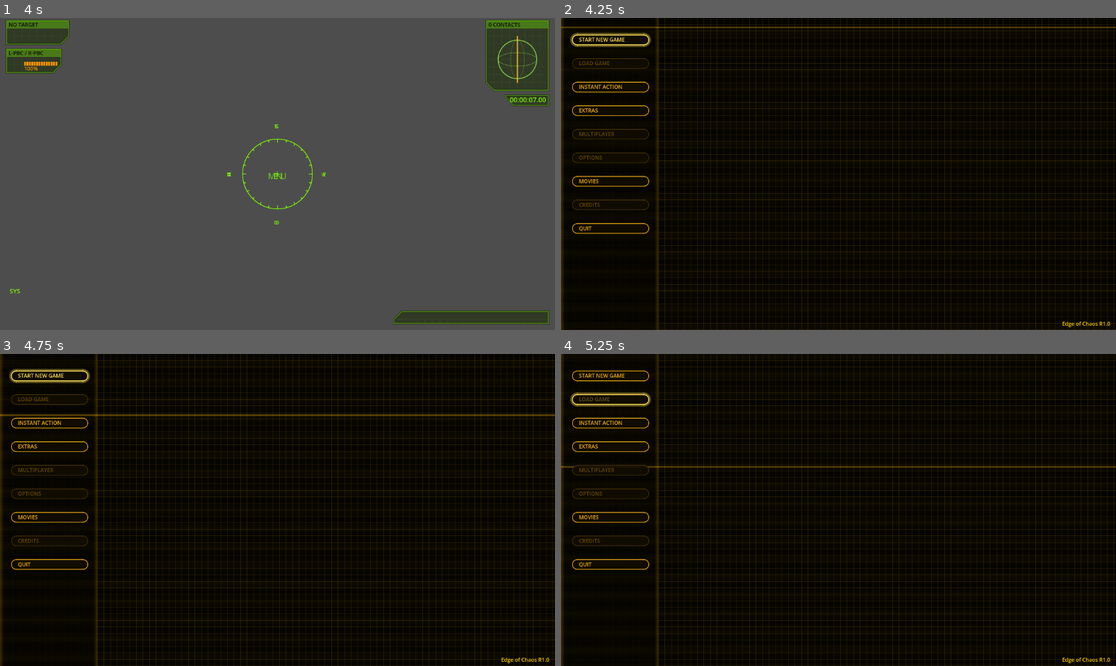
Above: before the commit, frames 1-4 (two rows, left to right).
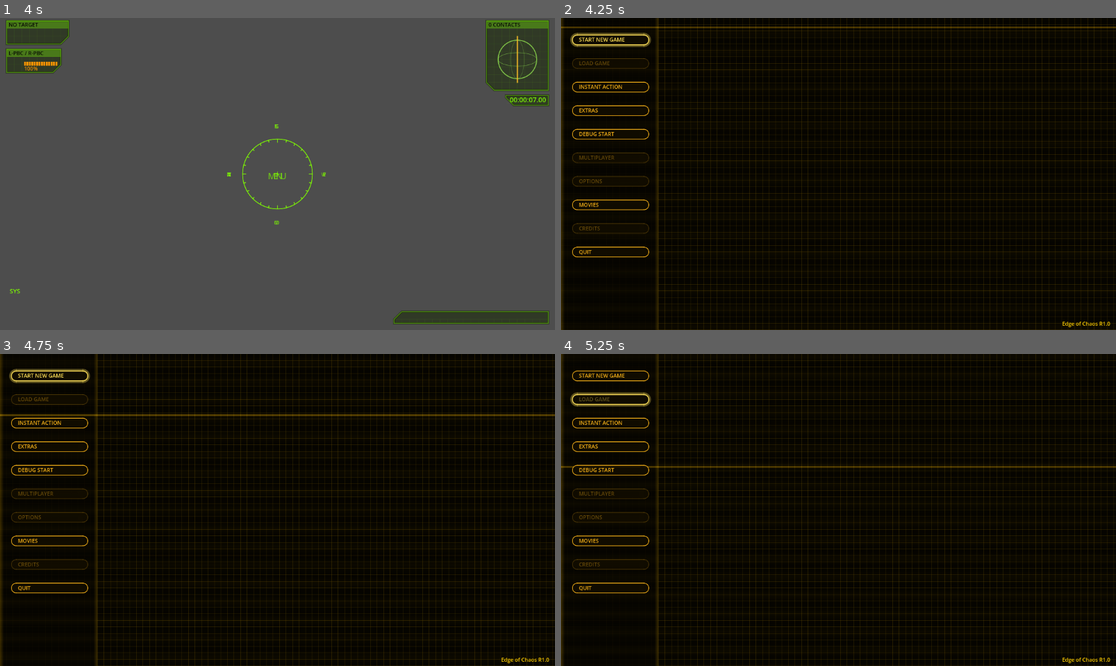
Above: after the commit, the same moments.

Repository: jleclanche/iw2-remaster
Game: Godot game, scene res://scenes/main.tscn
The game is run twice, just before and just after one commit, with the same random seed, the same clock (stepped at 60 frames per second) and the same inputs.
Inputs (mouse positions are in pixels of both pictures, inside the frame that each line leads up to):
- Up to frame 1 (4 s): tap Enter at 0.5, 2, 3.5 s; move the mouse to (399, 158) at 0.52 s; hold Right 0.53-1.25 s; tap E at 0.6, 2.3, 3.8 s; click (399, 158) at 0.67 s; tap Space at 0.77, 1.07, 1.25, 2.75, 3.77 s; drag from (166, 189) to (249, 236) at 1.27 s; move the mouse to (333, 105) at 2.02 s; hold Right 2.03-2.75 s; hold Keypad Enter 2.03-2.75 s; drag from (249, 236) to (111, 127) at 2.77 s; move the mouse to (444, 220) at 3.52 s; hold Left from 3.53 s (still down); tap O at 3.6 s
- Up to frame 2 (4.25 s): keep holding Left; tap Space at 4.07 s; tap Escape at 4.15 s
- Up to frame 3 (4.75 s): release Left at 4.25 s; drag from (111, 463) to (194, 432) at 4.27 s
- Up to frame 4 (5.25 s): move the mouse to (866, 510) at 5.02 s; hold Down from 5.03 s (still down); tap L at 5.1 s; click (866, 510) at 5.17 s

Frame 1 is identical in both runs. In frame 2, 0.8% of the frame differs, in the area x 2-16%, y 35-77%; in frame 3, 0.8%; in frame 4, 0.8%.
Error in both runs: Unable to iterate on object of type 'Nil'. (res://scripts/pog/natives/world.gd:265)

Commit message:
Debug start: any player hull, all weapons, spawn at Lucrecia's Base
Menu DEBUG START (front end and pause menu) opens a ship picker -- tug,
command section, fast attack, heavy corvette, storm petrel, turret fighter,
prefitted -- and reloads the scene beside Lucrecia's Base in Hoffer's Wake
with every player magazine type loaded. Also reachable headless via
--debugship=<stem>. _spawn_player now resolves any hull record and its
avatar instead of hardcoding the tug.

Co-Authored-By: Claude Fable 5 <noreply@anthropic.com>

Diff:
--- a/game/scripts/main.gd
+++ b/game/scripts/main.gd
@@ -264,6 +264,12 @@
 	sunshot = "--sunshot" in OS.get_cmdline_user_args()
 	use_pog = "--pog" in OS.get_cmdline_user_args()
 	use_port = "--port" in OS.get_cmdline_user_args()
+	for arg in OS.get_cmdline_user_args():
+		# the menu's DEBUG START, reachable from the command line:
+		# --debugship=heavy_corvette_prefitted
+		if str(arg).begins_with("--debugship="):
+			_debug_request = "sims/ships/player/%s.ini" \
+					% str(arg).get_slice("=", 1)
 	if motioncheck or jumpcheck or uicheck or mechcheck or campcheck or geogcheck \
 			or newgamecheck or basecheck or newgametest or commshot or muzzleshot \
 			or contactcheck or srgbprobe or sunshot:
@@ -284,6 +290,9 @@
 	base_iface = BaseInterior.new()
 	base_iface.main = self
 	add_child(base_iface)
+	if _debug_request != "":
+		player_ship_ini = _debug_request
+		debug_all_weapons = true
 	_build_environment()
 	_spawn_player()
 	# the two iiSimField singletons, made once per game like the original's
@@ -292,7 +301,11 @@
 	fields = Fields.new()
 	fields.main = self
 	add_child(fields)
-	_load_system(START_SYSTEM, START_NAME)
+	if _debug_request != "":
+		# the debug start begins on the base's doorstep, traffic in reach
+		_load_system("hoffers_wake", "Lucrecia's Base")
+	else:
+		_load_system(START_SYSTEM, START_NAME)
 	hud = Hud.new()
 	hud.main = self
 	var cl := CanvasLayer.new()
@@ -320,6 +333,12 @@
 		# Straight into the campaign, no front end.
 		menu.visible = false
 		start_campaign()
+	elif _debug_request != "":
+		_debug_request = ""
+		menu.visible = false
+		menu.launched = true
+		hud.log_msg("DEBUG START: %s" % player_ship_ini.get_file().get_basename()
+				.to_upper())
 	elif _restarting:
 		# NEW GAME from the pause menu: the scene was reloaded to get a clean
 		# slate, so pick the campaign straight back up -- but DEFERRED, one idle
@@ -527,6 +546,21 @@
 ## the first. Reloading the scene is the only honest clean slate; `_restarting`
 ## survives it because a static outlives the node.
 static var _restarting := false
+
+# --- debug start -------------------------------------------------------------
+# The menu's DEBUG START: pick any player hull, spawn beside Lucrecia's Base
+# with every weapon type loaded, front end skipped. The request rides a static
+# across the scene reload exactly like _restarting.
+static var _debug_request := ""   # a player ship ini path; "" = off
+var debug_all_weapons := false
+
+func debug_start(ini: String) -> void:
+	if pog_rt != null:
+		pog_rt.halt()
+	_debug_request = ini
+	_restarting = false
+	get_tree().paused = false
+	get_tree().reload_current_scene()
 
 func restart_campaign() -> void:
 	# Halt the POG tasks BEFORE the scene goes: a task parked on process_frame
@@ -1327,23 +1361,36 @@
 func _spawn_player() -> void:
 	ship = ShipFlight.new()
 	ship.name = "Player"
+	# the boot hull: the debug start preloads player_ship_ini; otherwise the
+	# commissioned tug (the campaign swaps hulls later via _fit_player)
+	var want_ini := player_ship_ini if player_ship_ini != "" \
+			else "sims/ships/player/tug.ini"
+	var avatar := "lws:/avatars/tug_hull/setup_prefitted"
 	var stats: Array = _load_json("data/json/ships.json")
 	for rec in stats:
-		if rec.get("path", "") == "sims/ships/player/tug.ini":
+		if rec.get("path", "") == want_ini:
 			ship_stats = rec["properties"]
 			ship.load_stats(ship_stats)
+			avatar = str(rec.get("avatar", avatar))
 			break
 	base_max_accel = ship.max_accel
 	base_turn_accel = ship.turn_accel
-	ship_model = _load_gltf("data/avatars/avatars/tug_hull/setup_prefitted.gltf")
+	ship_model = _load_gltf("data/avatars/avatars/"
+			+ avatar.trim_prefix("lws:/avatars/") + ".gltf")
+	if ship_model == null:
+		# a hull without an assembled avatar still has to fly
+		ship_model = _load_gltf("data/avatars/avatars/tug_hull/setup_prefitted.gltf")
 	ship.add_child(ship_model)
-	# the tug's RCS jets live on its command section
-	var cs := _load_gltf("data/avatars/avatars/command_section/setup.gltf")
-	if cs != null:
-		ShipEffects.graft_jets(ship_model, cs)
+	if "tug_hull/" in avatar:
+		# the tug's RCS jets live on its command section
+		var cs := _load_gltf("data/avatars/avatars/command_section/setup.gltf")
+		if cs != null:
+			ShipEffects.graft_jets(ship_model, cs)
 	ShipEffects.attach(ship, ship_model)
 	add_child(ship)
-	_fit_systems("sims/ships/player/tug.ini")
+	_fit_systems(want_ini)
+	if debug_all_weapons:
+		player_mags = Missiles.mags_all()
 	weapons = PbcWeapons.new()
 	weapons.ship = ship
 	weapons.main = self
--- a/game/scripts/menu.gd
+++ b/game/scripts/menu.gd
@@ -89,6 +89,17 @@
 # multiplayer arenas)
 # [stem, label] or [stem, label, entity to arrive beside]. Lucrecia's Base sits
 # in Hoffer's Wake, inside the nebula -- the campaign's home base.
+# The debug start's flyable hulls: every player ship with an assembled
+# avatar, prefitted variants so the systems and weapon groups come fitted.
+const SHIPS := [
+	["sims/ships/player/tug_prefitted.ini", "Tug (Full Loadout)"],
+	["sims/ships/player/comsec_prefitted.ini", "Command Section"],
+	["sims/ships/player/fast_attack_prefitted.ini", "Fast Attack Ship"],
+	["sims/ships/player/heavy_corvette_prefitted.ini", "Heavy Corvette"],
+	["sims/ships/player/storm_petrel_prefitted.ini", "Storm Petrel"],
+	["sims/ships/player/turret_fighter_prefitted.ini", "Turret Fighter"],
+]
+
 const SYSTEMS := [
 	["hoffers_wake", "Hoffer's Wake"],
 	["hoffers_wake", "Lucrecia's Base (Nebula)", "Lucrecia's Base"],
@@ -375,11 +386,18 @@
 			out.append([s[1].to_upper(), true])
 		out.append(["< BACK", true])
 		return out
+	if mode == "ships":
+		var out: Array = []
+		for s in SHIPS:
+			out.append([s[1].to_upper(), true])
+		out.append(["< BACK", true])
+		return out
 	if launched:
 		return [["RESUME", true], ["NEW GAME", true], ["SAVE GAME", false],
-			["SELECT SYSTEM", true], ["QUIT", true]]
+			["SELECT SYSTEM", true], ["DEBUG START", true], ["QUIT", true]]
 	return [["START NEW GAME", true], ["LOAD GAME", false],
 		["INSTANT ACTION", true], ["EXTRAS", true],
+		["DEBUG START", true],
 		["MULTIPLAYER", false], ["OPTIONS", false],
 		["MOVIES", true], ["CREDITS", false], ["QUIT", true]]
 
@@ -400,6 +418,16 @@
 			str(pick[2]) if pick.size() > 2 else "")
 		launched = true
 		close()
+		return
+	if mode == "ships":
+		if sel == items.size() - 1:
+			main.audio.play("audio/gui/contract.wav", -8.0)
+			mode = "main"
+			sel = 0
+			return
+		main.audio.play("audio/gui/confirm.wav", -6.0)
+		# the scene reloads with the chosen hull beside Lucrecia's Base
+		main.debug_start(str((SHIPS[sel] as Array)[0]))
 		return
 	if launched:
 		match sel:
@@ -414,7 +442,11 @@
 				main.audio.play("audio/gui/expand.wav", -8.0)
 				mode = "systems"
 				sel = 0
-			4:  # QUIT
+			4:  # DEBUG START: ship picker
+				main.audio.play("audio/gui/expand.wav", -8.0)
+				mode = "ships"
+				sel = 0
+			5:  # QUIT
 				get_tree().quit()
 		return
 	match sel:
@@ -431,11 +463,15 @@
 			main.audio.play("audio/gui/expand.wav", -8.0)
 			mode = "systems"
 			sel = 0
-		6:  # MOVIES: replay the intro
+		4:  # DEBUG START: ship picker
+			main.audio.play("audio/gui/expand.wav", -8.0)
+			mode = "ships"
+			sel = 0
+		7:  # MOVIES: replay the intro
 			main.audio.play("audio/gui/confirm.wav", -6.0)
 			visible = false
 			main._play_movie("intro", func() -> void: pass)
-		8:
+		9:
 			get_tree().quit()
 
 func handle(event: InputEvent) -> void:
@@ -455,7 +491,7 @@
 				# Escape backs out of a screen. It never quits the game: that
 				# is what the QUIT item is for, and losing a campaign to a
 				# stray keypress is not a feature.
-				if mode == "systems":
+				if mode == "systems" or mode == "ships":
 					mode = "main"
 					sel = 0
 				elif launched:
--- a/game/scripts/missiles.gd
+++ b/game/scripts/missiles.gd
@@ -200,6 +200,23 @@
 			"rocket": bool(m.get("rocket", false)), "sys": s})
 	return out
 
+## The debug start's loadout: one full magazine of every player weapon type,
+## no fitted subsim behind them (the empty "sys" reads efficiency 1.0).
+static func mags_all() -> Array:
+	var out: Array = []
+	for stem in ["seeker_missile_magazine", "deadshot_missile_magazine",
+			"harrower_missile_magazine", "ldsi_missile_magazine",
+			"decoy_magazine", "flare_magazine", "gnat_rocket_pod"]:
+		var m: Dictionary = MAG_SPECS[stem]
+		out.append({"stem": stem, "spec": SPECS[m["projectile"]],
+			"projectile": String(m["projectile"]),
+			"launch_speed": float(m["launch_speed"]),
+			"ammo": int(m["max_ammo"]), "max_ammo": int(m["max_ammo"]),
+			"refire_delay": float(m["refire_delay"]), "clock": 0.0,
+			"cm": bool(m.get("cm", false)), "ldsi": bool(m.get("ldsi", false)),
+			"rocket": bool(m.get("rocket", false)), "sys": {}})
+	return out
+
 static func mag_ready(mag: Dictionary) -> bool:
 	var s: Dictionary = mag["sys"]
 	if bool(s.get("destroyed", false)):
